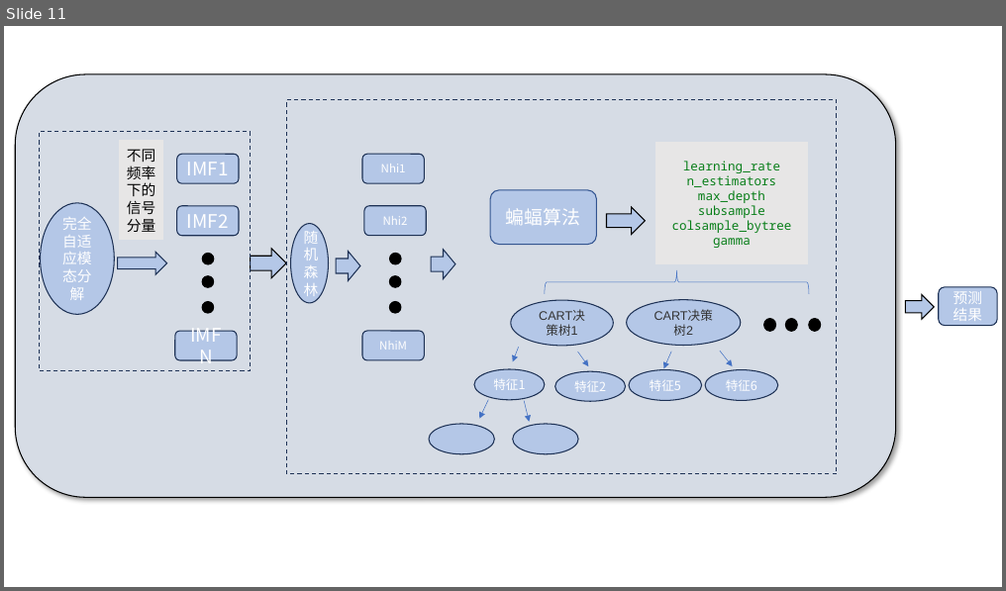
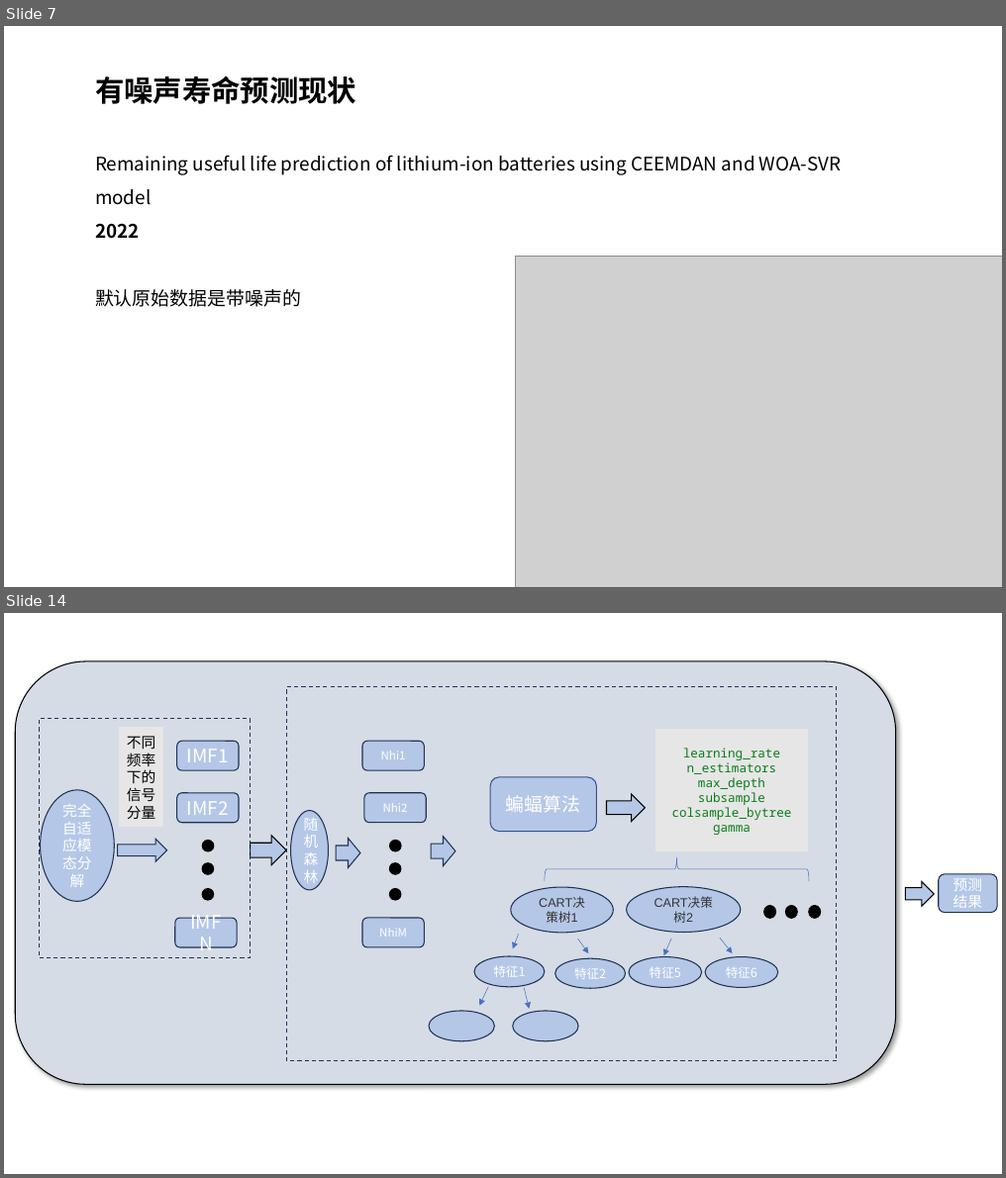
Before and after one commit to lucking666/sys, a slide deck: 卢老师论文汇报/1115汇报.pptx. Shown one above the other, each under a label of ours: slide 11 before the commit, slides 7 and 14 after it; the slides between them are not shown. The pictures are 1006x591 and 1006x1178 pixels, drawn with LibreOffice and Linux fonts; fonts in the diff are those of the drawing; grey boxes stand for pictures. Boxes give left, top, right and bottom in pixels: in the first picture for what was removed or moved away, otherwise in the second. Text is boxed around its words. In the diff, an @@ line names an element or a change of style, - is before the commit and + after.

```diff
--- a/卢老师论文汇报/1115汇报.pptx
+++ b/卢老师论文汇报/1115汇报.pptx
@@ slide 7 added at <box>4,26,1002,587</box>, background #FFFFFF @@
@@ text added at <box>95,76,841,307</box>, 18 pt, text #000000 @@
+有噪声寿命预测现状
+Remaining useful life prediction of lithium-ion batteries using CEEMDAN and WOA-SVR model
+2022
+默认原始数据是带噪声的
@@ picture added at <box>515,257,1002,587</box> @@
@@ what was slide 11 is now slide 14 @@
```
Also in this commit, not shown: 7 other slides added, 5 slides removed, 33 other files.
